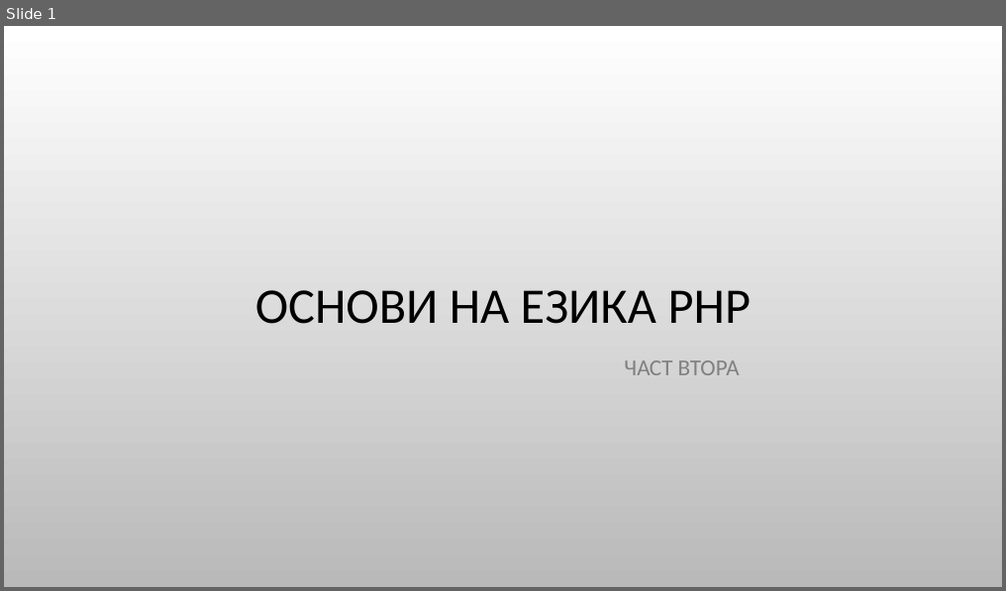
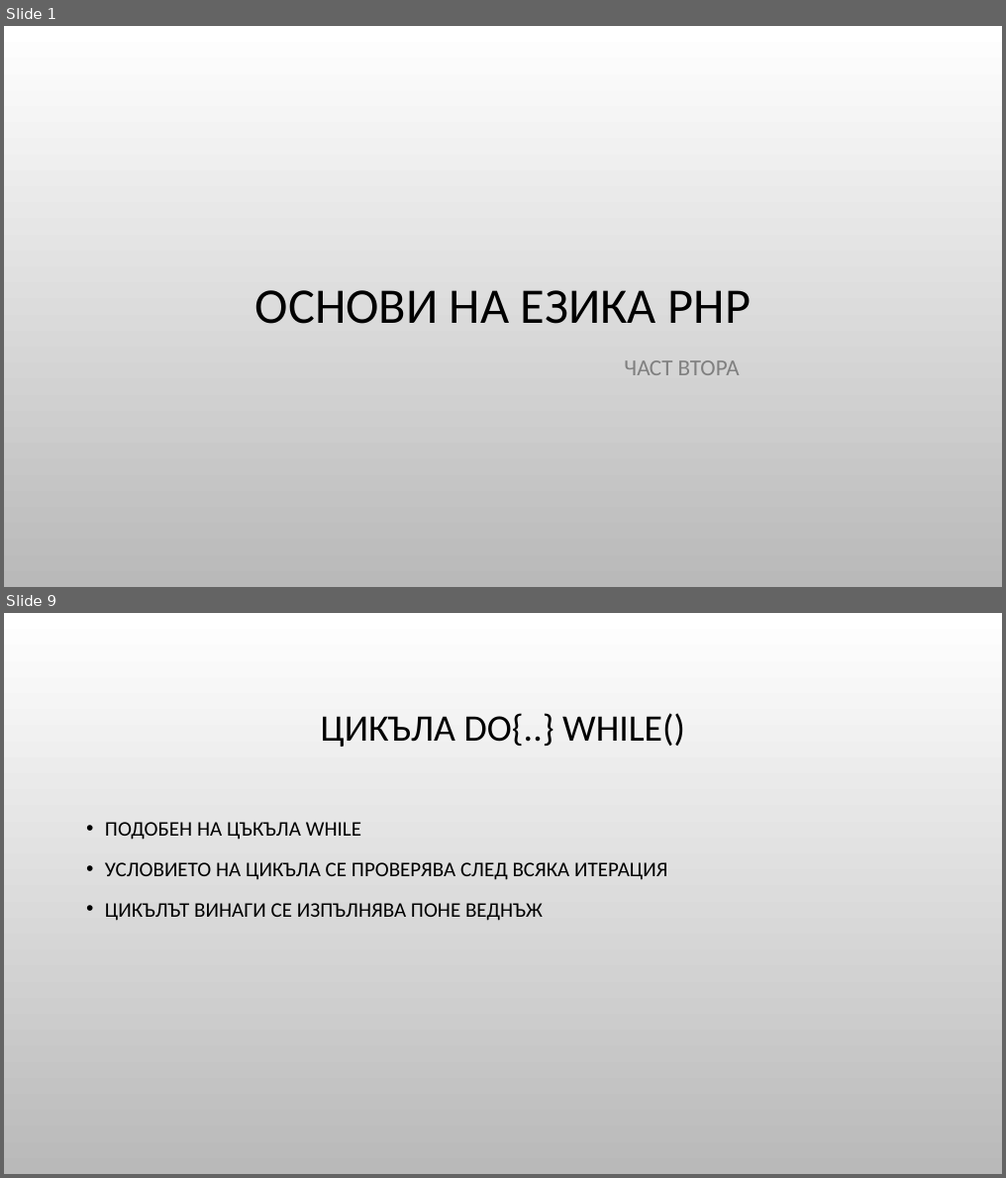
Before and after one commit to Bilyukov/php-mysql-course, a slide deck: 05.php-basics-2.pptx. Shown one above the other, each under a label of ours: slide 1 before the commit, slides 1 and 9 after it; the slides between them are not shown. The pictures are 1006x591 and 1006x1178 pixels, drawn with LibreOffice and Linux fonts; fonts in the diff are those of the drawing; background and template pictures are left out. Boxes give left, top, right and bottom in pixels: in the first picture for what was removed or moved away, otherwise in the second. Text is boxed around its words. In the diff, an @@ line names an element or a change of style, - is before the commit and + after.

```diff
--- a/05.php-basics-2.pptx
+++ b/05.php-basics-2.pptx
@@ slide 9 added at (4, 613, 1002, 1174), background picture (left out) @@
@@ title added at (321, 713, 685, 747), 36 pt, text #000000 @@
+ЦИКЪЛА DO{..} WHILE()
@@ text added at (105, 822, 667, 921), 20 pt, text #000000 @@
+• ПОДОБЕН НА ЦЪКЪЛА WHILE
+• УСЛОВИЕТО НА ЦИКЪЛА СЕ ПРОВЕРЯВА СЛЕД ВСЯКА ИТЕРАЦИЯ
+• ЦИКЪЛЪТ ВИНАГИ СЕ ИЗПЪЛНЯВА ПОНЕ ВЕДНЪЖ
```
Also in this commit, not shown: 21 other slides added, 11 other files.
